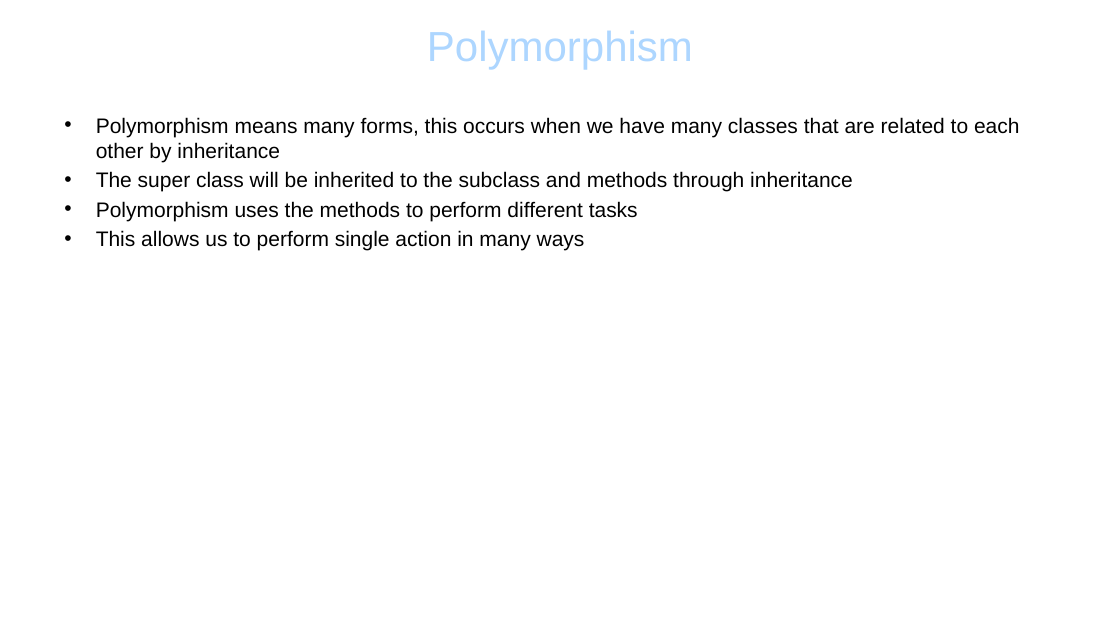
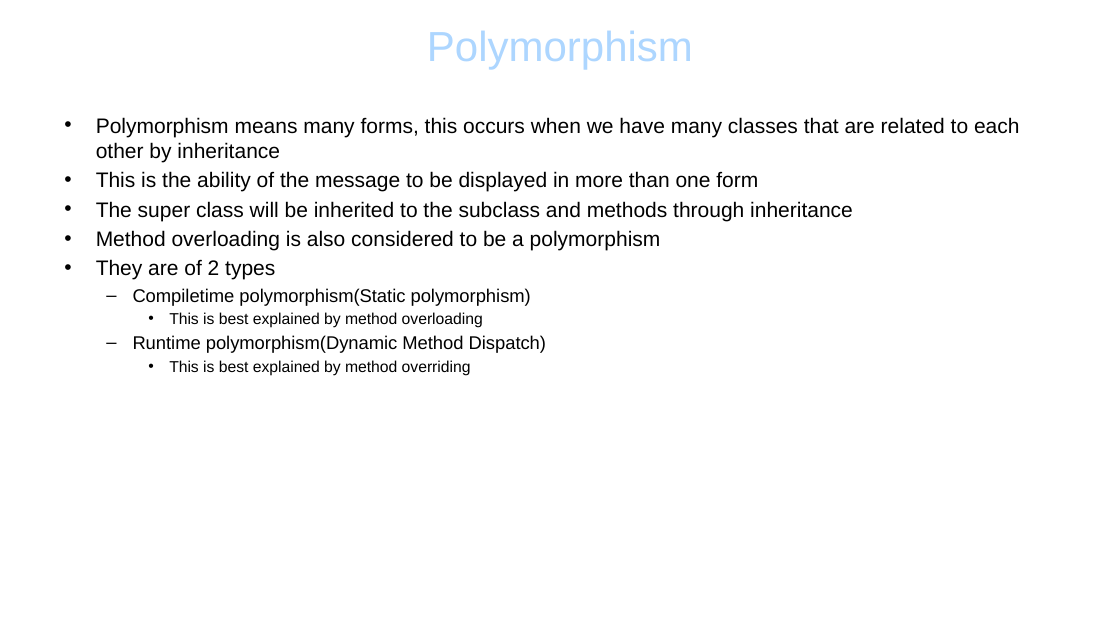
Before and after one commit to lanceqa81/Notes, a slide deck: slide 5 of ADVANCED JAVA.pptx. Drawn at 1120x630 pixels with LibreOffice and Linux fonts; fonts in the diff are those of the drawing; background and template pictures are left out. Boxes give left, top, right and bottom in pixels: in the first picture for what was removed or moved away, otherwise in the second. Text is boxed around its words. In the diff, an @@ line names an element or a change of style, - is before the commit and + after.

```diff
--- a/ADVANCED JAVA.pptx
+++ b/ADVANCED JAVA.pptx
@@ text at [96, 171, 758, 192]: paragraph added @@
+• This is the ability of the message to be displayed in more than one form
@@ text at [96, 230, 661, 376]: text changed; size 18 to 15.8 pt @@
-• Polymorphism uses the methods to perform different tasks
-• This allows us to perform single action in many ways
+• Method overloading is also considered to be a polymorphism
+• They are of 2 types
+  – Compiletime polymorphism(Static polymorphism)
+    • This is best explained by method overloading
+  – Runtime polymorphism(Dynamic Method Dispatch)
+    • This is best explained by method overriding
```
Also in this commit, not shown: 2 other slides changed, 2 slides added.
